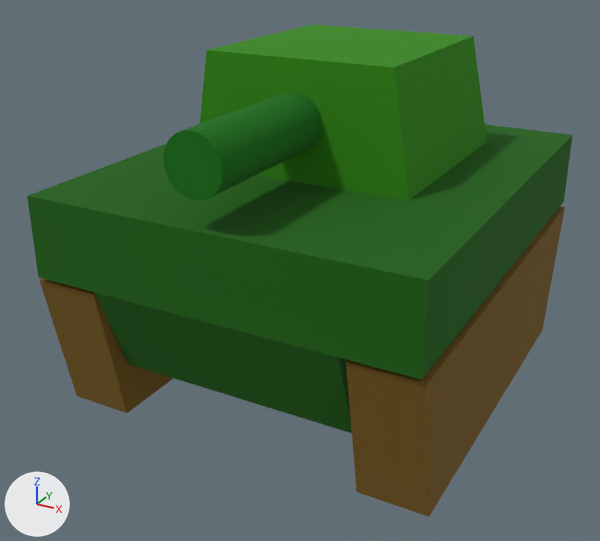
A saved change to the glTF model assets/mesh/tank.gltf.
Camera for both pictures: a camera (50 mm lens) standing at (1.6, -3.21, 2.04) and looking at (-0.07, -0.17, 0.52). The lights are fixed; the arrows at lower left show +X, +Y and +Z. Where no turn or scale is listed for an object, it has been applied to the vertices. Vertices at the same position are counted once.

In view in the first picture: 'TankBase', 'TankTracks', 'Turret', 'TurretGun'.
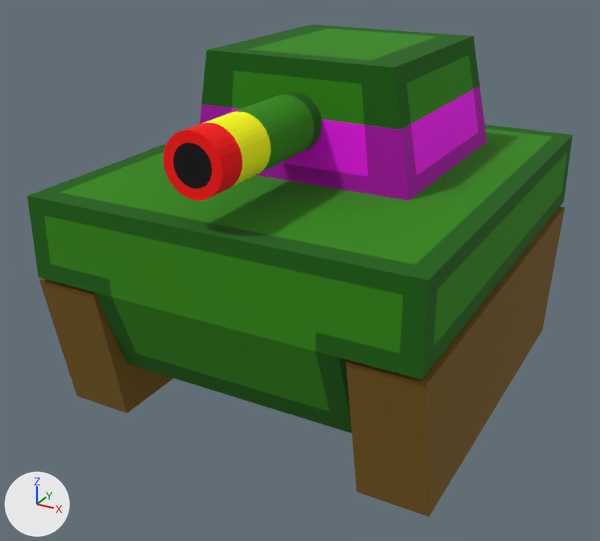
Commit message: change the tank GLTF model

What differs and where, as boxes (x1, y1, x2, y2) in the pictures (600 x 541 px):
part 1 of me_tankbasedata_001, added (green)
    after: (27, 124, 573, 433)
part 2 of me_tankturretdata_001, added
    after: (200, 24, 487, 201)
part 3 of me_turretgundata_001, built on
    both: (163, 93, 322, 201)

Diff of the bpy script that builds the scene:
```diff
--- a/assets/mesh/tank.gltf.py
+++ b/assets/mesh/tank.gltf.py
@@ me_tankbasedata_001 @@
-me_tankbasedata_001.from_pydata(...)  # 26 vertices, 48 faces; spans x -0.83..0.83, y -1.0..1.0, z 0.25..1.0
+me_tankbasedata_001.from_pydata(...)  # 144 vertices, 284 faces; spans x -0.83..0.83, y -1.0..1.0, z 0.25..1.0
+# me_tankbasedata_001 part 1: 118 vertices added at x -0.83..0.83, y -1.0..1.0, z 0.25..1.0
 me_tankbasedata_001.materials.append(mat_tankbasematerial)
+me_tankbasedata_001.materials.append(mat_tankturretmaterial)  # green #2f8800
@@ me_tankturretdata_001 @@
-me_tankturretdata_001.from_pydata(...)  # 12 vertices, 20 faces; spans x -0.5..0.5, y -0.333..0.667, z 0.0..0.5
+me_tankturretdata_001.from_pydata(...)  # 82 vertices, 160 faces; spans x -0.5..0.5, y -0.333..0.667, z 0.0..0.5
+# me_tankturretdata_001 part 2: 70 vertices added at x -0.5..0.5, y -0.333..0.667, z 0.0..0.5
 me_tankturretdata_001.materials.append(mat_tankturretmaterial)
+me_tankturretdata_001.materials.append(mat_tankbasematerial)  # dark green #156100
+me_tankturretdata_001.materials.append(mat_tankteamcolor)  # pink #ff00ff
+me_tankturretdata_001.materials.append(mat_tankteamcolordark)  # pink #b400b4
@@ me_turretgundata_001 @@
-me_turretgundata_001.from_pydata(...)  # 64 vertices, 124 faces; spans x -0.12..0.12, y -0.87..0.037, z -0.12..0.12
-me_turretgundata_001.materials.append(mat_turretmaterial)  # dark green #046d00
+me_turretgundata_001.from_pydata(...)  # 192 vertices, 380 faces; spans x -0.12..0.12, y -0.87..0.037, z -0.12..0.12
+# me_turretgundata_001 part 3
+# 94 faces are deleted
+# 32 vertices are added at x -0.079..0.079, y -0.87, z -0.079..0.079
+# 32 new vertices lie (0.0, -0.268, 0.0) away from vertices in x -0.12..0.12, y 0.037, z -0.12..0.12
+# 32 new vertices lie (0.0, -0.33, 0.0) away from vertices in x -0.12..0.12, y -0.231, z -0.12..0.12
+# 32 new vertices lie (0.0, -0.188, 0.0) away from vertices in x -0.12..0.12, y -0.561, z -0.12..0.12
+# 64 new faces join them, mat_tankbasematerial (dark green #156100)
+# 64 new faces join them, mat_tankturretmaterial (green #2f8800)
+# 64 new faces join them, mat_turretgunringyellow (yellow #ffff01)
+# 128 new faces join them, mat_turretgunringred (red #ff0000)
+# 30 new faces join them, mat_turretguninner (black #000000)
+me_turretgundata_001.materials.append(mat_tankbasematerial)  # dark green #156100
+me_turretgundata_001.materials.append(mat_tankturretmaterial)  # green #2f8800
+me_turretgundata_001.materials.append(mat_turretgunringyellow)  # yellow #ffff01
+me_turretgundata_001.materials.append(mat_turretgunringred)  # red #ff0000
+me_turretgundata_001.materials.append(mat_turretguninner)  # black #000000
```
